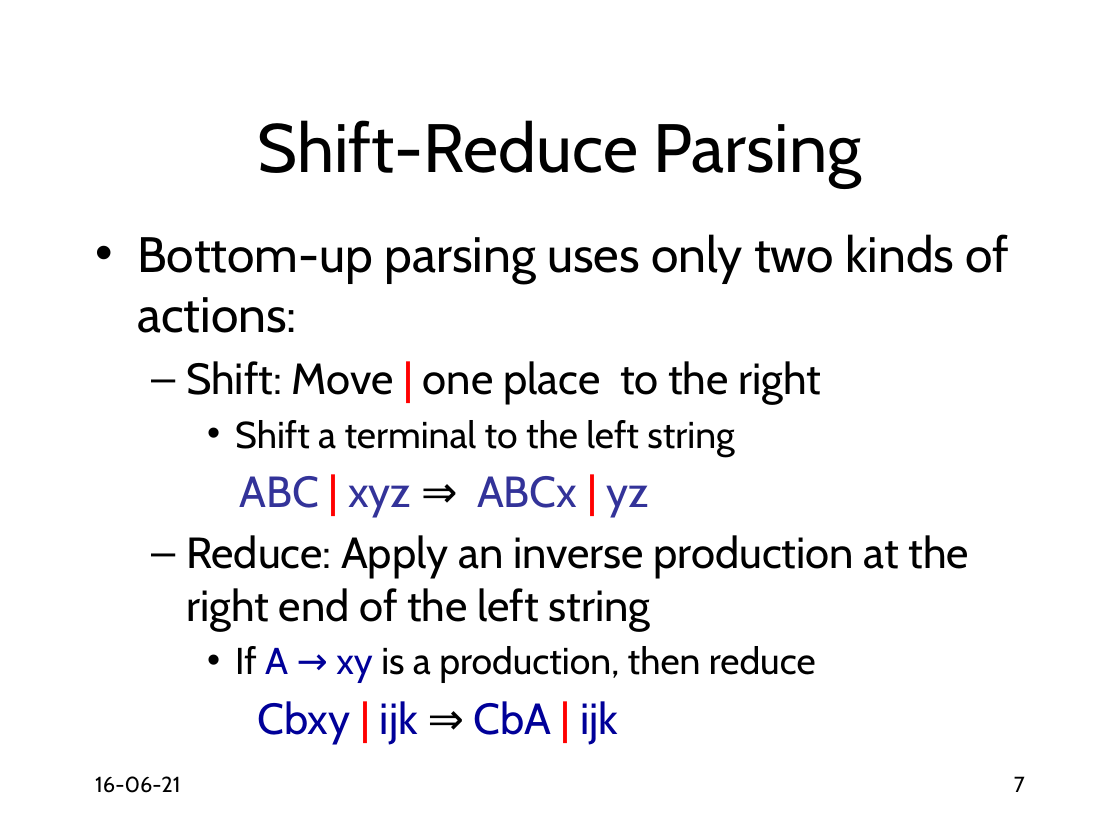
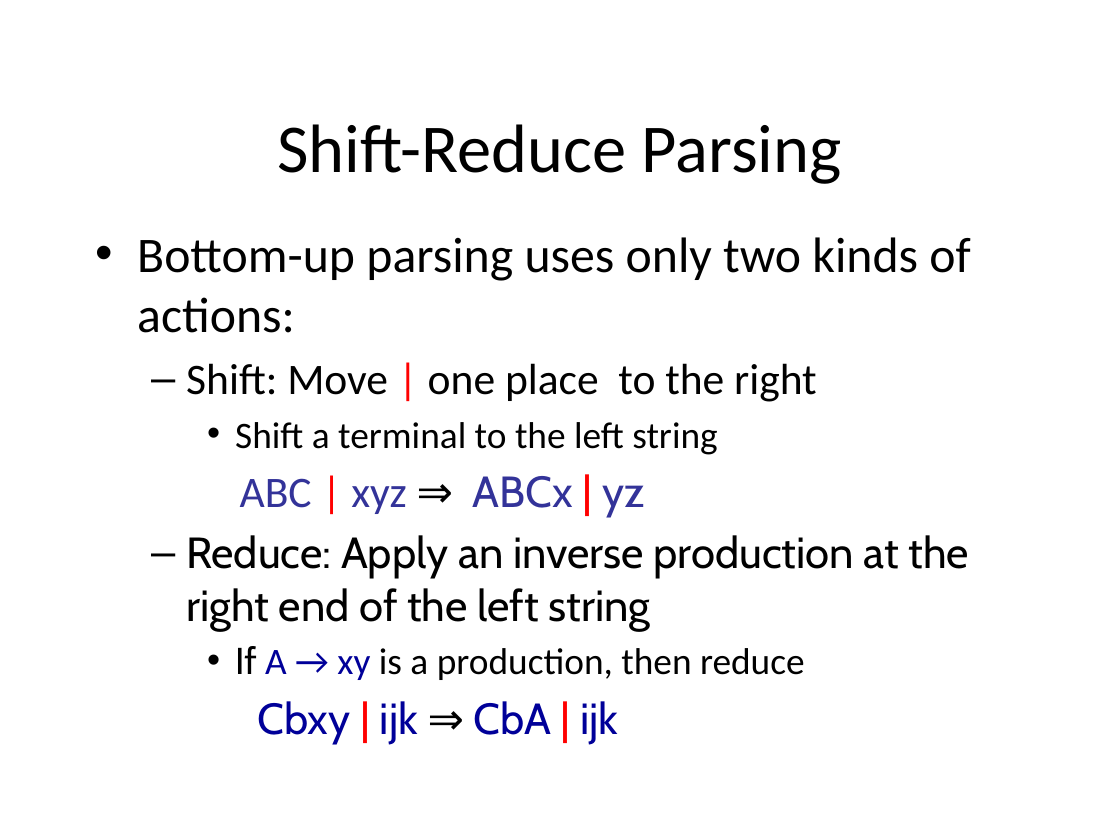
Before and after one commit to anoopsarkar/compilers-class, a slide deck: slide 7 of assets/ppt/parsing/lr1-shift-reduce-parsing.pptx. Drawn at 1120x840 pixels with LibreOffice and Linux fonts; fonts in the diff are those of the drawing. Boxes give left, top, right and bottom in pixels: in the first picture for what was removed or moved away, otherwise in the second. Text is boxed around its words. In the diff, an @@ line names an element or a change of style, - is before the commit and + after.

```diff
--- a/assets/ppt/parsing/lr1-shift-reduce-parsing.pptx
+++ b/assets/ppt/parsing/lr1-shift-reduce-parsing.pptx
@@ title "Shift-Reduce Parsing" at box(277, 124, 842, 184): font Cabin to Calibri @@
@@ text at box(137, 237, 970, 680): font Cabin to Calibri in "Bottom-up parsing uses only two kinds of ...", "Shift: Move | one place to the ...", "Shift a terminal to the left string", "ABC | xyz" and 1 more places @@
@@ text removed at box(95, 776, 180, 793) @@
-16-06-21
@@ page number removed at box(1014, 776, 1025, 792) @@
-7
```
Also in this commit, not shown: 15 other slides changed, 2 other files.
